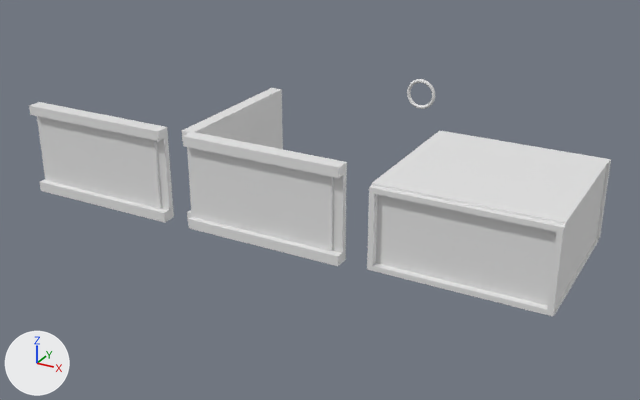
The Blender file BlenderAssets/FConMiddleSection.blend: old version first, new version second.
Both versions are drawn from a camera (50 mm lens) standing at (1.6, -9.6, 4.51) and looking at (-3.31, -0.66, 0.04). Arrows for +X, +Y and +Z are at lower left; the lights stay in place.

The older version as bpy lines, for what is in view:
```python
me_cube = bpy.data.meshes.new('Cube')
me_cube.from_pydata(...)  # 80 vertices, 78 faces; spans x -2.0..0.0, y -2.0..0.0, z 0.0..1.0
me_cube.materials.append(mat_material)  # white #e7e7e7
me_cube_002 = bpy.data.meshes.new('Cube.002')
me_cube_002.from_pydata(...)  # 60 vertices, 58 faces; spans x -2.0..0.0, y -2.1..-1.93, z 0.02..1.17
me_cube_003 = bpy.data.meshes.new('Cube.003')
me_cube_003.from_pydata(...)  # 88 vertices, 86 faces; spans x -2.1..0.0, y -2.1..0.0, z 0.03..1.17
me_cylinder_001 = bpy.data.meshes.new('Cylinder.001')
me_cylinder_001.from_pydata(...)  # 64 vertices, 64 faces; spans x -0.98..0.98, y -0.98..0.98, z -1.0..1.0
ob_cylinder_001 = bpy.data.objects.new('Cylinder.001', me_cylinder_001)
ob_cylinder_001.location = (-2.817, 1.302, 0.969)
ob_cylinder_001.rotation_euler = (1.571, 0.0, 0.0)  # degrees (90, 0, 0)
ob_cylinder_001.scale = (-0.214, -0.214, -0.0343)
_m = ob_cylinder_001.modifiers.new('Subdivision', 'SUBSURF')
ob_sm_fconvbarriercorner = bpy.data.objects.new('SM_FConvBarrierCorner', me_cube_003)
ob_sm_fconvbarriercorner.location = (-2.299, 0.0, 0.0)
ob_sm_fconvbarrierside = bpy.data.objects.new('SM_FConvBarrierSide', me_cube_002)
ob_sm_fconvbarrierside.location = (-4.622, 0.0, 0.0)
ob_sm_fconvbelt = bpy.data.objects.new('SM_FConvBelt', me_cube)
ob_sm_fconvbelt.location = (0.0, 0.0, 0.0)
```
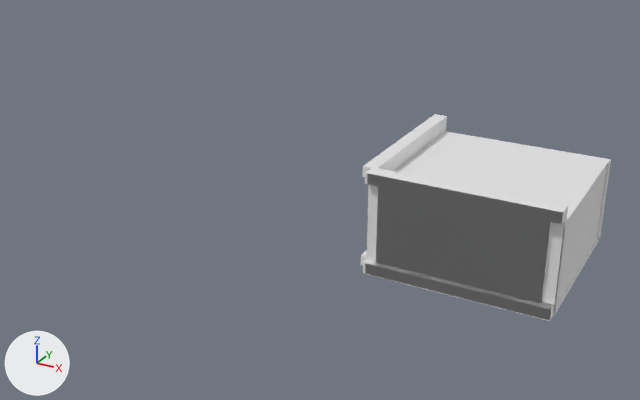
Changed parts and their boxes [x1, y1, x2, y2] in the pictures (640 x 400 px):
'SM_FConvBarrierCorner', moved
    before: [182, 88, 347, 266]
    after: [361, 114, 568, 321]
'SM_FConvBarrierSide', moved
    before: [29, 102, 174, 222]
    after: [363, 170, 563, 321]
'Cylinder.001', deleted
    before: [407, 79, 435, 109]
'SM_FConvBelt', unchanged, covered by the edit
    before: [367, 131, 611, 316]
    after: [394, 131, 611, 316]

The change, as a diff of the scene's bpy script:
```diff
--- a/BlenderAssets/FConMiddleSection.blend.py
+++ b/BlenderAssets/FConMiddleSection.blend.py
@@ ob_sm_fconvbarriercorner @@
 ob_sm_fconvbarriercorner = bpy.data.objects.new('SM_FConvBarrierCorner', me_cube_003)
-ob_sm_fconvbarriercorner.location = (-2.299, 0.0, 0.0)
+ob_sm_fconvbarriercorner.location = (0.0, 0.0, 0.0)
@@ ob_sm_fconvbarrierside @@
 ob_sm_fconvbarrierside = bpy.data.objects.new('SM_FConvBarrierSide', me_cube_002)
-ob_sm_fconvbarrierside.location = (-4.622, 0.0, 0.0)
+ob_sm_fconvbarrierside.location = (0.0, 0.0, 0.0)
@@ ob_cylinder_001 @@
-ob_cylinder_001 = bpy.data.objects.new('Cylinder.001', me_cylinder_001)
-ob_cylinder_001.location = (-2.817, 1.302, 0.969)
-ob_cylinder_001.rotation_euler = (1.571, 0.0, 0.0)  # degrees (90, 0, 0)
-ob_cylinder_001.scale = (-0.214, -0.214, -0.0343)
-_m = ob_cylinder_001.modifiers.new('Subdivision', 'SUBSURF')
```
